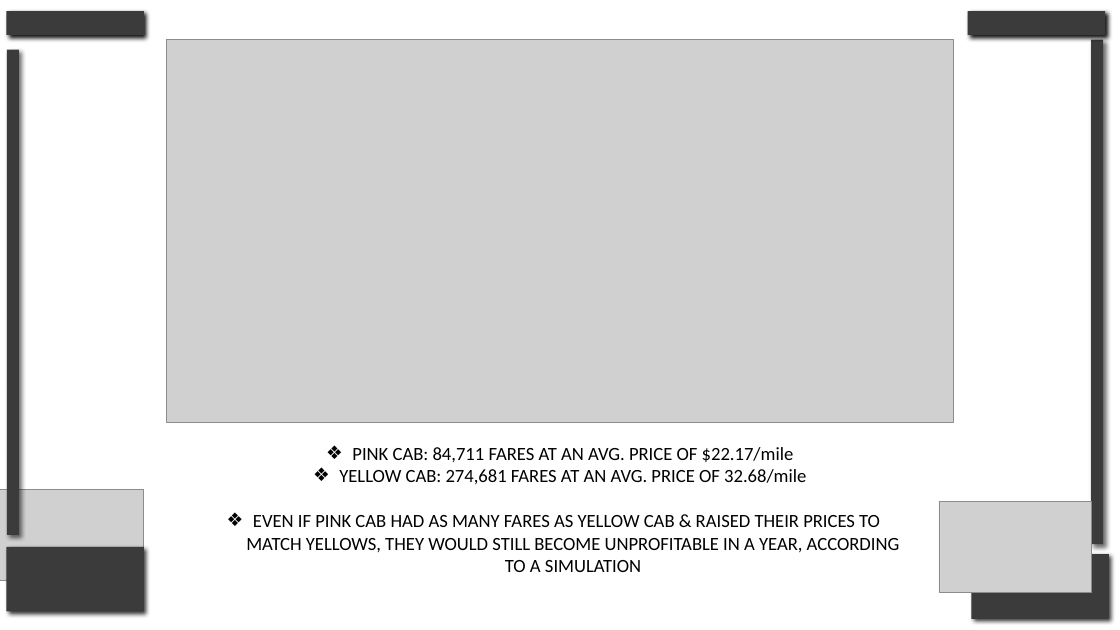
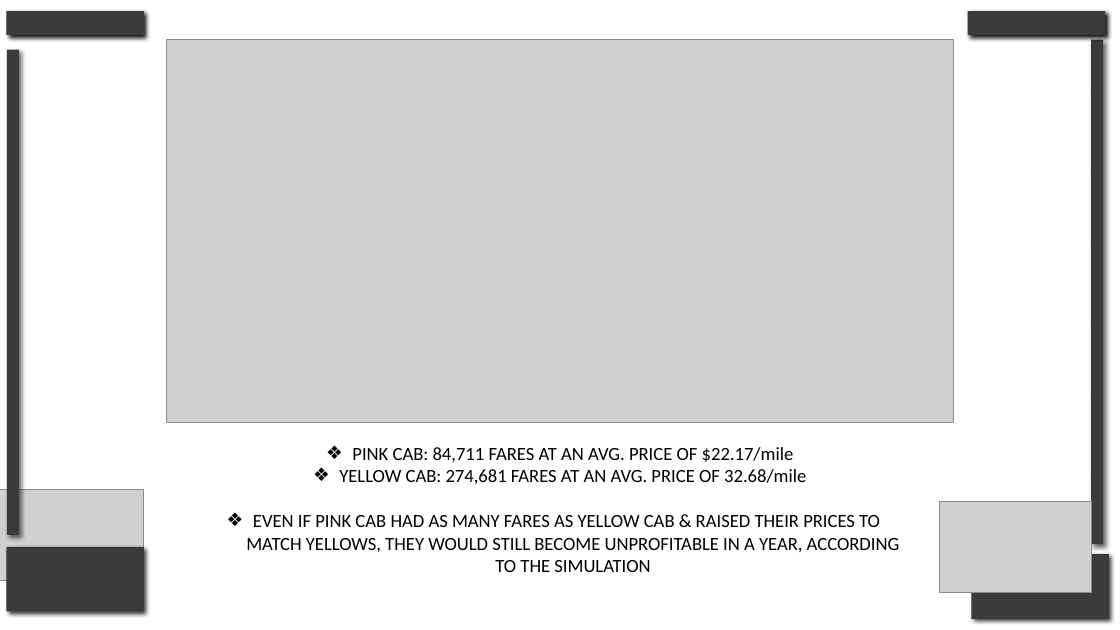
Before and after one commit to Drew5040/Portfolio, a slide deck: slide 34 of Sample1_Exploratory.Data.Analysis/eda.presentation.pptx. Drawn at 1120x630 pixels with LibreOffice and Linux fonts; fonts in the diff are those of the drawing; grey boxes stand for pictures. Boxes give left, top, right and bottom in pixels: in the first picture for what was removed or moved away, otherwise in the second. Text is boxed around its words. In the diff, an @@ line names an element or a change of style, - is before the commit and + after.

Commit message:
added .pptx file

```diff
--- a/Sample1_Exploratory.Data.Analysis/eda.presentation.pptx
+++ b/Sample1_Exploratory.Data.Analysis/eda.presentation.pptx
@@ text at (246,515,900,572): text changed @@
-❖ EVEN IF PINK CAB HAD AS MANY FARES AS YELLOW CAB & RAISED THEIR PRICES TO MATCH YELLOWS, THEY WOULD STILL BECOME UNPROFITABLE IN A YEAR, ACCORDING TO A SIMULATION
+❖ EVEN IF PINK CAB HAD AS MANY FARES AS YELLOW CAB & RAISED THEIR PRICES TO MATCH YELLOWS, THEY WOULD STILL BECOME UNPROFITABLE IN A YEAR, ACCORDING TO THE SIMULATION
```
Also in this commit, not shown: 16 other slides changed, 2 slides added, 1 slide removed.
